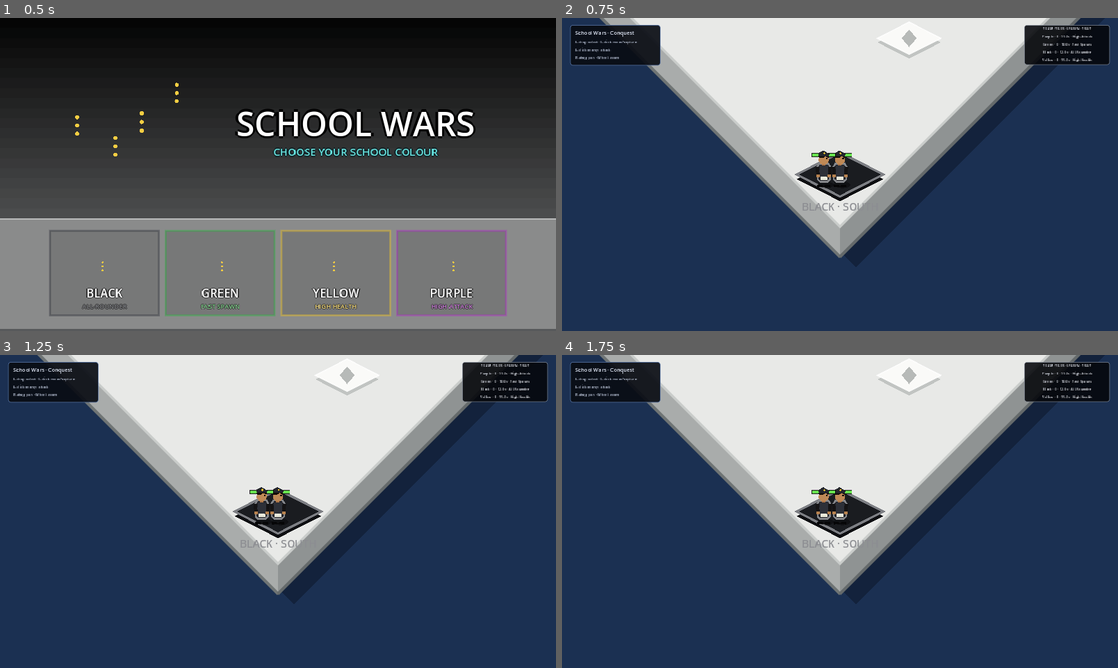
Above: before the commit, frames 1-4 (two rows, left to right).
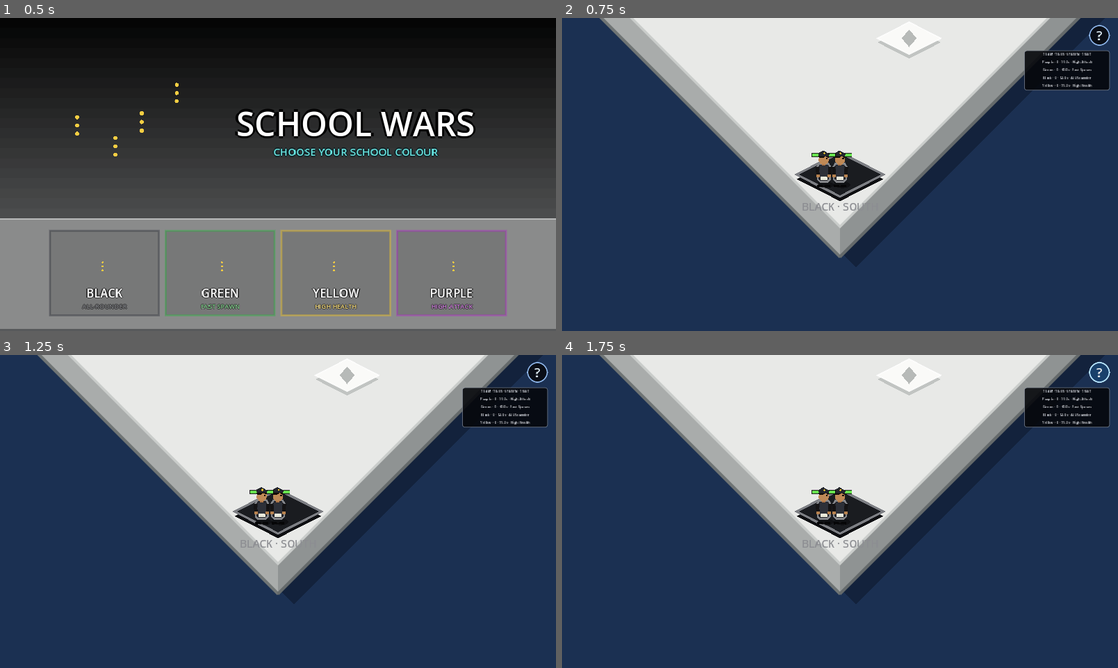
Above: after the commit, the same moments.

Repository: knigfty/school-wars
Game: Godot game, scene res://Scenes/main.tscn
The game is run twice, just before and just after one commit, with the same random seed, the same clock (stepped at 60 frames per second) and the same inputs.
Inputs (mouse positions are in pixels of both pictures, inside the frame that each line leads up to):
- Up to frame 1 (0.5 s): no input
- Up to frame 2 (0.75 s): click (667, 274) at 0.5 s
- Up to frame 3 (1.25 s): no input
- Up to frame 4 (1.75 s): click (1101, 373) at 1.25 s, where only the run after the commit has a clickable "?"

Frame 1 is identical in both runs. In frame 2, 4.6% of the frame differs, in the area x 1-99%, y 2-24%; in frame 3, 4.6%; in frame 4, 4.7%.

Commit message:
feat: add toggleable readable help overlay

Diff:
--- a/Scenes/movement_test.tscn
+++ b/Scenes/movement_test.tscn
@@ -17,21 +17,22 @@
 [ext_resource type="Script" path="res://Scripts/Match/team_ai_controller.gd" id="15_ai"]
 [ext_resource type="Script" path="res://Scripts/Match/match_manager.gd" id="16_match"]
 [ext_resource type="Script" path="res://Scripts/UI/elimination_announcement.gd" id="17_elimination"]
+[ext_resource type="Script" path="res://Scripts/UI/help_toggle_button.gd" id="18_help"]
 
 [sub_resource type="RectangleShape2D" id="RectangleShape2D_edge"]
 size = Vector2(1018.234, 30)
 
 [sub_resource type="StyleBoxFlat" id="StyleBoxFlat_panel"]
 bg_color = Color(0.035, 0.047, 0.075, 0.92)
-border_width_left = 1
-border_width_top = 1
-border_width_right = 1
-border_width_bottom = 1
+border_width_left = 2
+border_width_top = 2
+border_width_right = 2
+border_width_bottom = 2
 border_color = Color(0.32, 0.43, 0.61, 1)
-corner_radius_top_left = 4
-corner_radius_top_right = 4
-corner_radius_bottom_right = 4
-corner_radius_bottom_left = 4
+corner_radius_top_left = 8
+corner_radius_top_right = 8
+corner_radius_bottom_right = 8
+corner_radius_bottom_left = 8
 
 [sub_resource type="StyleBoxFlat" id="StyleBoxFlat_status"]
 bg_color = Color(0.02, 0.025, 0.04, 0.88)
@@ -46,11 +47,11 @@
 corner_radius_bottom_left = 4
 
 [sub_resource type="LabelSettings" id="LabelSettings_title"]
-font_size = 9
+font_size = 18
 font_color = Color(0.91, 0.94, 1, 1)
 
 [sub_resource type="LabelSettings" id="LabelSettings_body"]
-font_size = 6
+font_size = 12
 font_color = Color(0.78, 0.82, 0.9, 1)
 
 [sub_resource type="StyleBoxFlat" id="StyleBoxFlat_announcement"]
@@ -65,6 +66,42 @@
 corner_radius_bottom_right = 3
 corner_radius_bottom_left = 3
 
+[sub_resource type="StyleBoxFlat" id="StyleBoxFlat_help"]
+bg_color = Color(0.035, 0.047, 0.075, 0.94)
+border_width_left = 2
+border_width_top = 2
+border_width_right = 2
+border_width_bottom = 2
+border_color = Color(0.58, 0.74, 0.95, 0.95)
+corner_radius_top_left = 18
+corner_radius_top_right = 18
+corner_radius_bottom_right = 18
+corner_radius_bottom_left = 18
+
+[sub_resource type="StyleBoxFlat" id="StyleBoxFlat_help_hover"]
+bg_color = Color(0.1, 0.25, 0.42, 0.98)
+border_width_left = 2
+border_width_top = 2
+border_width_right = 2
+border_width_bottom = 2
+border_color = Color(0.72, 0.9, 1, 1)
+corner_radius_top_left = 18
+corner_radius_top_right = 18
+corner_radius_bottom_right = 18
+corner_radius_bottom_left = 18
+
+[sub_resource type="StyleBoxFlat" id="StyleBoxFlat_help_pressed"]
+bg_color = Color(0.12, 0.48, 0.52, 1)
+border_width_left = 2
+border_width_top = 2
+border_width_right = 2
+border_width_bottom = 2
+border_color = Color(0.56, 1, 0.96, 1)
+corner_radius_top_left = 18
+corner_radius_top_right = 18
+corner_radius_bottom_right = 18
+corner_radius_bottom_left = 18
+
 [node name="SchoolWars" type="Node2D"]
 
 [node name="Arena" type="Node2D" parent="."]
@@ -186,20 +223,21 @@
 script = ExtResource("4_selection")
 
 [node name="Instructions" type="PanelContainer" parent="HUD"]
+visible = false
 offset_left = 14.0
 offset_top = 12.0
-offset_right = 170.0
-offset_bottom = 72.0
+offset_right = 326.0
+offset_bottom = 132.0
 theme_override_styles/panel = SubResource("StyleBoxFlat_panel")
 
 [node name="MarginContainer" type="MarginContainer" parent="HUD/Instructions"]
-theme_override_constants/margin_left = 8
-theme_override_constants/margin_top = 6
-theme_override_constants/margin_right = 8
-theme_override_constants/margin_bottom = 6
+theme_override_constants/margin_left = 16
+theme_override_constants/margin_top = 12
+theme_override_constants/margin_right = 16
+theme_override_constants/margin_bottom = 12
 
 [node name="VBoxContainer" type="VBoxContainer" parent="HUD/Instructions/MarginContainer"]
-theme_override_constants/separation = 2
+theme_override_constants/separation = 4
 
 [node name="Title" type="Label" parent="HUD/Instructions/MarginContainer/VBoxContainer"]
 layout_mode = 2
@@ -216,9 +254,9 @@
 anchor_left = 1.0
 anchor_right = 1.0
 offset_left = -162.0
-offset_top = 12.0
+offset_top = 56.0
 offset_right = -14.0
-offset_bottom = 75.0
+offset_bottom = 119.0
 grow_horizontal = 0
 theme_override_styles/panel = SubResource("StyleBoxFlat_status")
 
@@ -234,6 +272,27 @@
 script = ExtResource("14_status")
 spawner_path = NodePath("../../../ReinforcementSpawner")
 
+[node name="HelpButton" type="Button" parent="HUD"]
+custom_minimum_size = Vector2(36, 36)
+anchors_preset = 1
+anchor_left = 1.0
+anchor_right = 1.0
+offset_left = -50.0
+offset_top = 12.0
+offset_right = -14.0
+offset_bottom = 48.0
+grow_horizontal = 0
+focus_mode = 1
+mouse_default_cursor_shape = 2
+theme_override_colors/font_color = Color(0.9, 0.96, 1, 1)
+theme_override_font_sizes/font_size = 20
+theme_override_styles/normal = SubResource("StyleBoxFlat_help")
+theme_override_styles/hover = SubResource("StyleBoxFlat_help_hover")
+theme_override_styles/pressed = SubResource("StyleBoxFlat_help_pressed")
+theme_override_styles/focus = SubResource("StyleBoxFlat_help_hover")
+text = "?"
+script = ExtResource("18_help")
+
 [node name="EliminationAnnouncement" type="PanelContainer" parent="HUD"]
 visible = false
 anchors_preset = 10
Not shown: 1 places in Scenes/movement_test.tscn that only renumber resources
